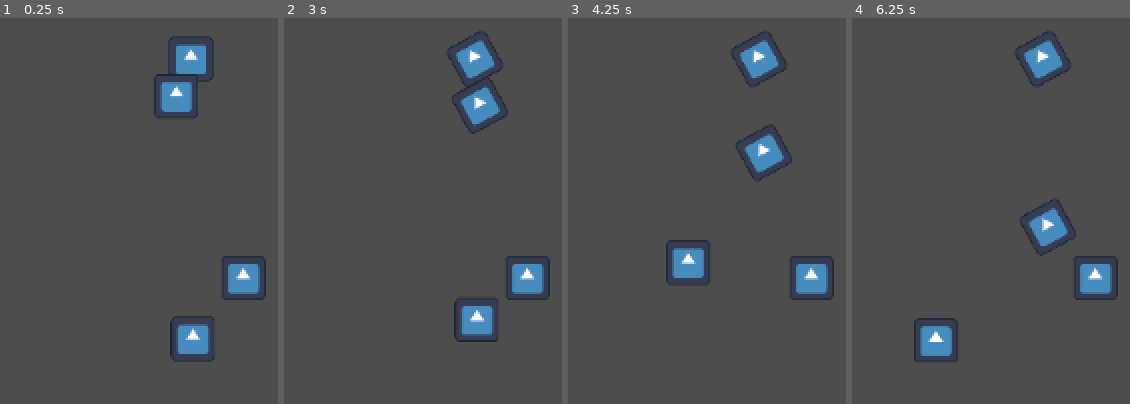
Above: before the commit, frames 1-4 (left to right).
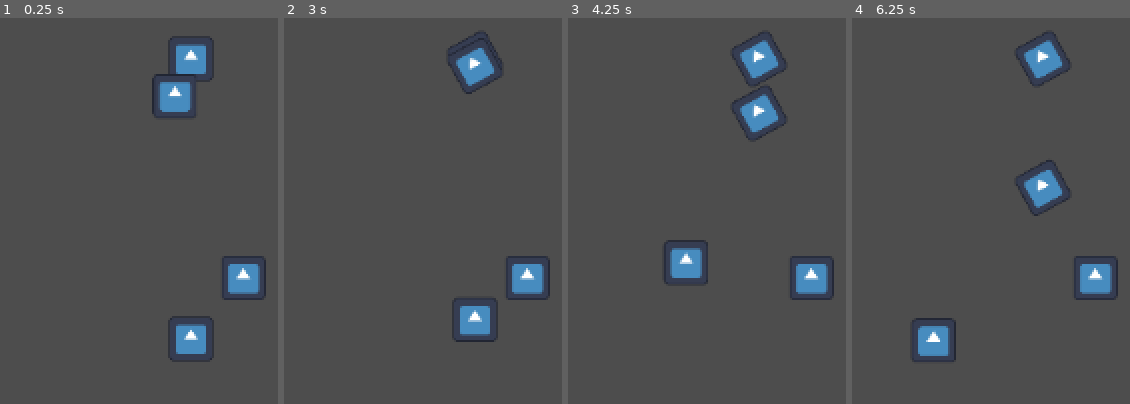
Above: after the commit, the same moments.

Repository: cbcerquiaga/Sandals-of-Blood
Game: Godot game, scene res://match_scene.tscn
The game is run twice, just before and just after one commit, with the same random seed, the same clock (stepped at 60 frames per second) and the same inputs. The engine's default icon, where the game draws it, is replaced by a stand-in: a white triangle on a blue panel in a dark square.
Inputs:
- Up to frame 1 (0.25 s): no input
- Up to frame 2 (3 s): tap Enter at 0.5, 2 s; hold Right (move_right) 0.53-1.28 s; tap Space at 0.77, 1.25, 1.52, 2.75 s; hold Down (move_down) 1.28-2.03 s; hold Right (move_right) 2.03-2.78 s; hold Up (move_up) from 2.78 s (still down)
- Up to frame 3 (4.25 s): tap Space at 3.02, 3.77 s; release Up (move_up) at 3.53 s; hold A (move_left) from 3.53 s (still down)
- Up to frame 4 (6.25 s): tap Space at 4.52, 6.02 s; release A (move_left) at 5.03 s; hold Down (move_down) 5.03-5.78 s; hold Right (move_right) from 5.78 s (still down)

The runs differ from the first frame. In frame 1, 0.7% of the frame differs, in the area x 54-77%, y 15-89%; in frame 2, 2.4%; in frame 3, 2.8%; in frame 4, 2.8%, in the area x 21-81%, y 36-89%.

Commit message:
Started working on catching
#4

Diff:
--- /dev/null
+++ b/catch_collision.gd
@@ -0,0 +1,48 @@
+extends ShapeCast2D
+
+var isLeftHand = false
+var catchChance = 0
+var catchSolidity = 0 #measures how long the catcher is in contact with the ball. Longer = better chance to catch
+var catchSkill = 0 #flat modifier to catching based on player attributes
+
+var ball: Node
+
+# Called when the node enters the scene tree for the first time.
+func _ready() -> void:
+	enabled = true
+	ball = get_node_or_null("../Ball")
+	if ball:
+		ball.connect("area_entered", Callable(self, "_on_contact"))
+		print("I am become one with the ball")
+	else:
+		print("my hands do not know about the ball")
+	pass # Replace with function body.
+
+func _on_contact():
+	print("I got the ball")
+	#TODO: calculate catch chance
+	#get ball speed
+	#get ball spin
+	#is the catcher stationary?
+	#determine contact time
+
+	#if caught
+		#send signal to ball for it to follow
+	#else
+		#send ball in random direction away from catcher
+		#attempt second catch
+		#if second catch fails, kill the play
+	pass
+
+# Called every frame. 'delta' is the elapsed time since the previous frame.
+func _process(delta: float) -> void:
+	if ball == null:
+		ball = get_node_or_null("../Ball")
+		if ball != null:
+			print("eyes on ball")
+	if is_colliding():
+		#print("contact!")
+		var collider = self.get_collider(0)
+		if collider == ball:
+			_on_contact()
+	pass
--- a/match_scene.tscn
+++ b/match_scene.tscn
@@ -1,10 +1,18 @@
-[gd_scene load_steps=6 format=3 uid="uid://b4us3gnnhjwep"]
+[gd_scene load_steps=10 format=3 uid="uid://b4us3gnnhjwep"]
 
 [ext_resource type="Script" path="res://MatchManager.gd" id="1_blowy"]
 [ext_resource type="Texture2D" uid="uid://c0dlecvp86dxf" path="res://icon.svg" id="1_hihoq"]
 [ext_resource type="Script" path="res://Match_Pitcher.gd" id="2_lkmwo"]
 [ext_resource type="Script" path="res://Match_Catcher.gd" id="4_fdyrg"]
 [ext_resource type="Script" path="res://ball.gd" id="4_sv5sn"]
+[ext_resource type="Script" path="res://catch_collision.gd" id="5_s2kjx"]
+
+[sub_resource type="RectangleShape2D" id="RectangleShape2D_ihbd2"]
+size = Vector2(124, 65)
+
+[sub_resource type="CapsuleShape2D" id="CapsuleShape2D_i335y"]
+
+[sub_resource type="CircleShape2D" id="CircleShape2D_3p88q"]
 
 [node name="MatchScene" type="Node2D"]
 script = ExtResource("1_blowy")
@@ -18,11 +26,20 @@
 [node name="CollisionPolygon2D" type="CollisionPolygon2D" parent="Pitcher"]
 
 [node name="Catcher" type="CharacterBody2D" parent="."]
+position = Vector2(0, 808)
 script = ExtResource("4_fdyrg")
 
 [node name="Sprite2D" type="Sprite2D" parent="Catcher"]
-position = Vector2(6, 808)
 texture = ExtResource("1_hihoq")
+
+[node name="BodyCollision" type="CollisionShape2D" parent="Catcher"]
+position = Vector2(0, -7)
+shape = SubResource("RectangleShape2D_ihbd2")
+
+[node name="CatchCollision" type="ShapeCast2D" parent="Catcher"]
+shape = SubResource("CapsuleShape2D_i335y")
+target_position = Vector2(0, -49)
+script = ExtResource("5_s2kjx")
 
 [node name="Batter" type="CharacterBody2D" parent="."]
 
@@ -31,11 +48,15 @@
 texture = ExtResource("1_hihoq")
 
 [node name="Ball" type="CharacterBody2D" parent="."]
+position = Vector2(-46, 107)
 script = ExtResource("4_sv5sn")
 
 [node name="Sprite2D" type="Sprite2D" parent="Ball"]
-position = Vector2(-42, 107)
 texture = ExtResource("1_hihoq")
+
+[node name="CollisionShape2D" type="CollisionShape2D" parent="Ball"]
+scale = Vector2(3, 3)
+shape = SubResource("CircleShape2D_3p88q")
 
 [node name="Camera2D" type="Camera2D" parent="."]
 zoom = Vector2(0.25, 0.25)
